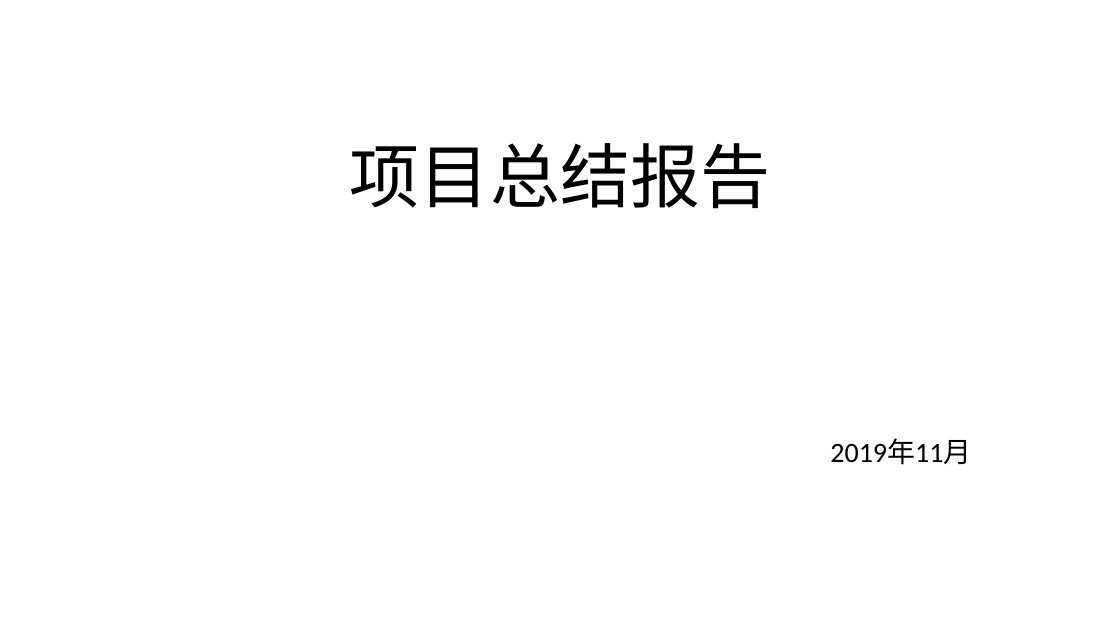
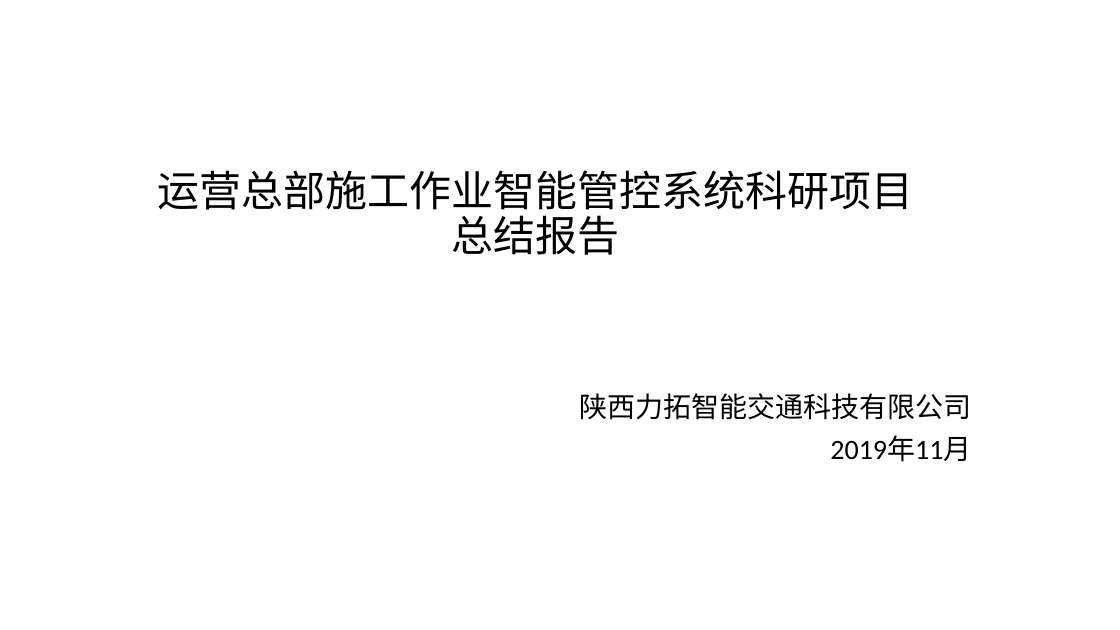
Before and after one commit to hanlibin1981/hlb, a slide deck: slide 1 of 深圳地铁智能施工管控项目总结报告.pptx. Drawn at 1120x630 pixels with LibreOffice and Linux fonts; fonts in the diff are those of the drawing. Boxes give left, top, right and bottom in pixels: in the first picture for what was removed or moved away, otherwise in the second. Text is boxed around its words. In the diff, an @@ line names an element or a change of style, - is before the commit and + after.

```diff
--- a/深圳地铁智能施工管控项目总结报告.pptx
+++ b/深圳地铁智能施工管控项目总结报告.pptx
@@ title at box(157, 170, 913, 255): text changed; size 60 to 36 pt; font Calibri to Noto Sans CJK SC @@
-项目总结报告
+运营总部施工作业智能管控系统科研项目
+总结报告
@@ subtitle at box(580, 393, 972, 420): paragraph added @@
+陕西力拓智能交通科技有限公司
```
Also in this commit, not shown: 1 other slide changed.
